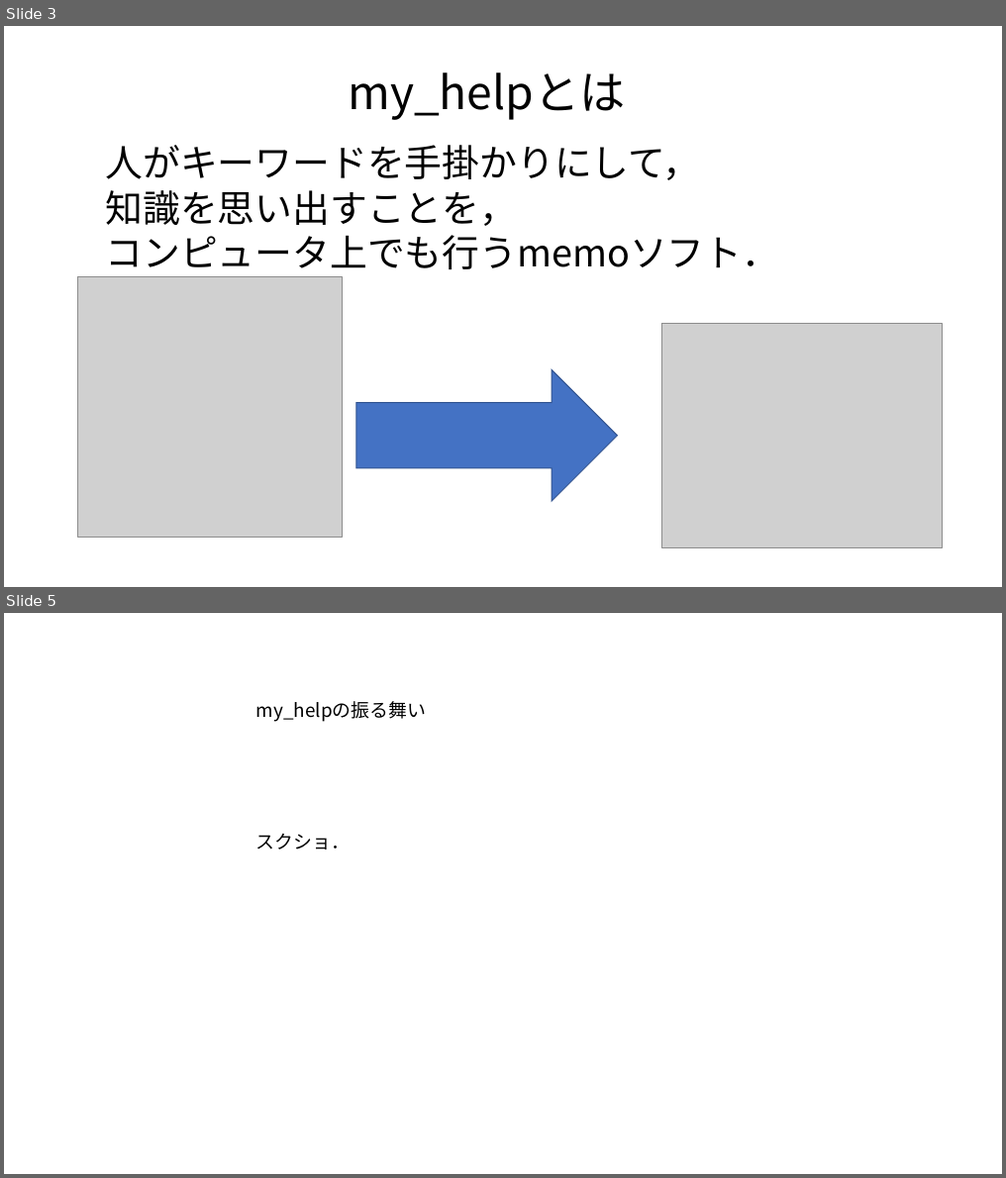
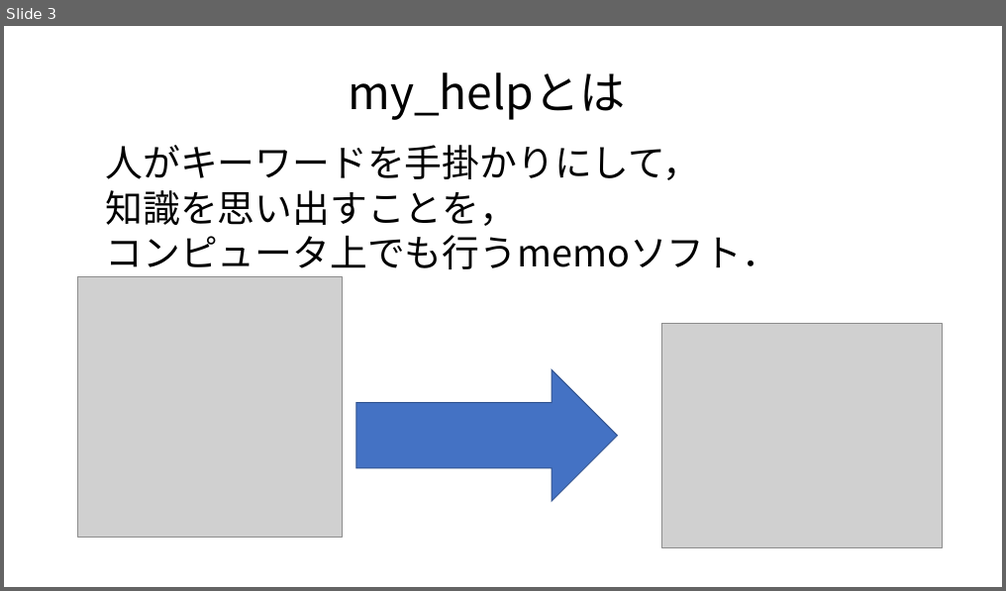
Before and after one commit to daddygongon/my_help, a slide deck: docs/tomoko/mid_presen.pptx. Shown one above the other, each under a label of ours: slides 3 and 5 before the commit, slide 3 after it; the slides between them are not shown. The pictures are 1006x1178 and 1006x591 pixels, drawn with LibreOffice and Linux fonts; fonts in the diff are those of the drawing; grey boxes stand for pictures. Boxes give left, top, right and bottom in pixels: in the first picture for what was removed or moved away, otherwise in the second. Text is boxed around its words. In the diff, an @@ line names an element or a change of style, - is before the commit and + after.

```diff
--- a/docs/tomoko/mid_presen.pptx
+++ b/docs/tomoko/mid_presen.pptx
@@ slide 5 removed at (4, 613, 1002, 1174), background #FFFFFF @@
@@ text removed at (256, 701, 426, 722) @@
-my_helpの振る舞い
@@ text removed at (256, 834, 350, 850) @@
-スクショ．
```
Also in this commit, not shown: 4 slides changed, 2 slides added, 1 other file.
